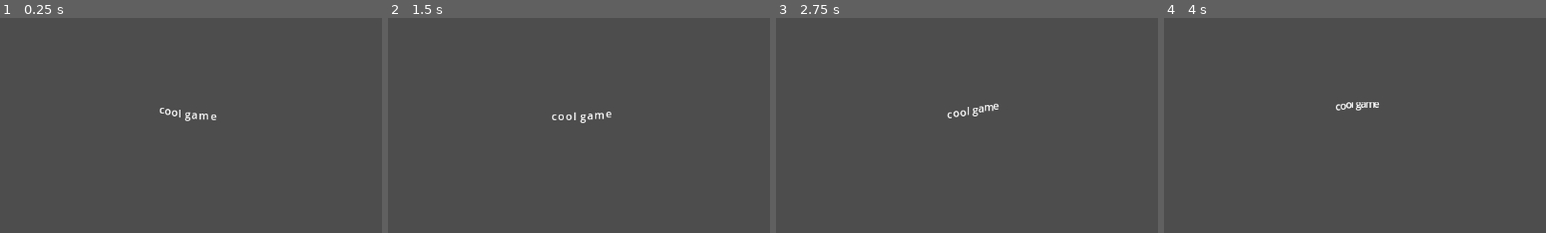
Above: before the commit, frames 1-4 (left to right).
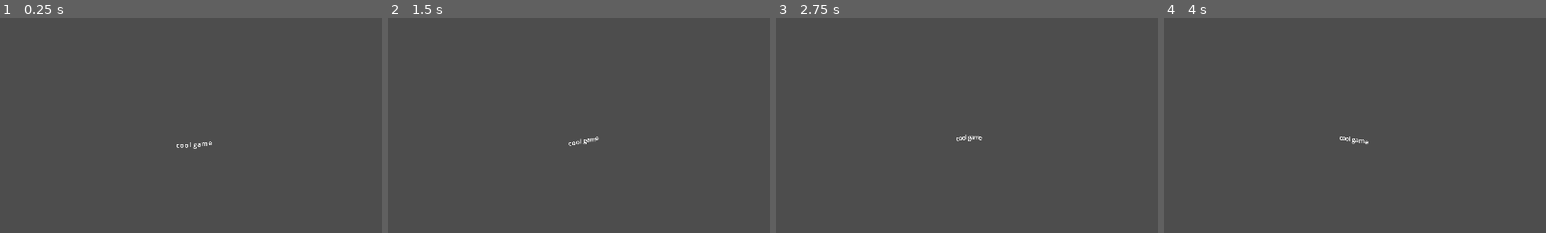
Above: after the commit, the same moments.

Repository: elliotfontaine/gmtk-2025-submission
Game: Godot game, scene res://main.tscn
Same seed, same stepped clock (60 frames per second), same inputs: the game is played once before the commit and once after it.
Inputs:
- Up to frame 1 (0.25 s): no input
- Up to frame 2 (1.5 s): no input
- Up to frame 3 (2.75 s): no input
- Up to frame 4 (4 s): no input
The pictures show only the part of the screen within x 25-75%, y 21-71%; the shares and areas given below are measured in that part.
In our replay, the window is 799x449 before the commit and 800x450 after it. These sizes can differ from the game's own. Grey fills any space a smaller window leaves; there, only what the larger window draws over its background counts as a difference.

The runs differ from the first frame. In frame 1, 0.4% of the frame differs, in the area x 41-57%, y 41-61%; in frame 2, 0.4%; in frame 3, 0.4%, in the area x 44-59%, y 39-58%; in frame 4, 0.4%.

Commit message:
viewport size

Diff:
--- a/main.tscn
+++ b/main.tscn
@@ -10,12 +10,12 @@
 
 [node name="RichTextLabel" type="RichTextLabel" parent="."]
 layout_mode = 1
-anchors_preset = -1
-anchor_top = 0.410494
+anchors_preset = 15
 anchor_right = 1.0
-anchor_bottom = 0.472222
+anchor_bottom = 1.0
 grow_horizontal = 2
 grow_vertical = 2
 bbcode_enabled = true
-text = "[center][tornado]cool game"
-metadata/_edit_use_anchors_ = true
+text = "[tornado]cool game"
+horizontal_alignment = 1
+vertical_alignment = 1
--- a/project.godot
+++ b/project.godot
@@ -19,6 +19,12 @@
 
 SceneChanger="*res://autoloads/scene_changer.tscn"
 
+[display]
+
+window/size/viewport_width=1920
+window/size/viewport_height=1080
+window/stretch/mode="viewport"
+
 [rendering]
 
 renderer/rendering_method="gl_compatibility"
